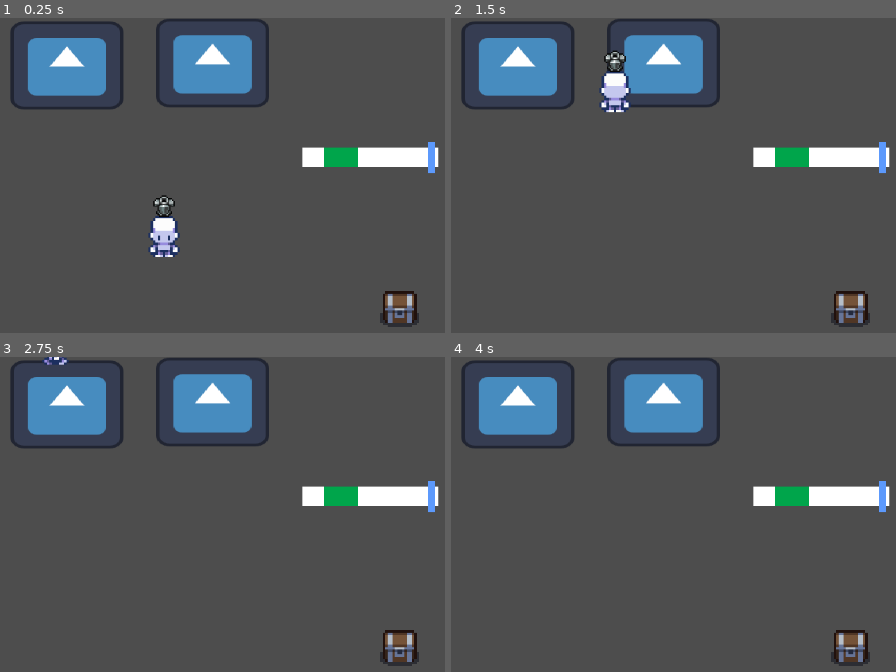
Above: before the commit, frames 1-4 (two rows, left to right).
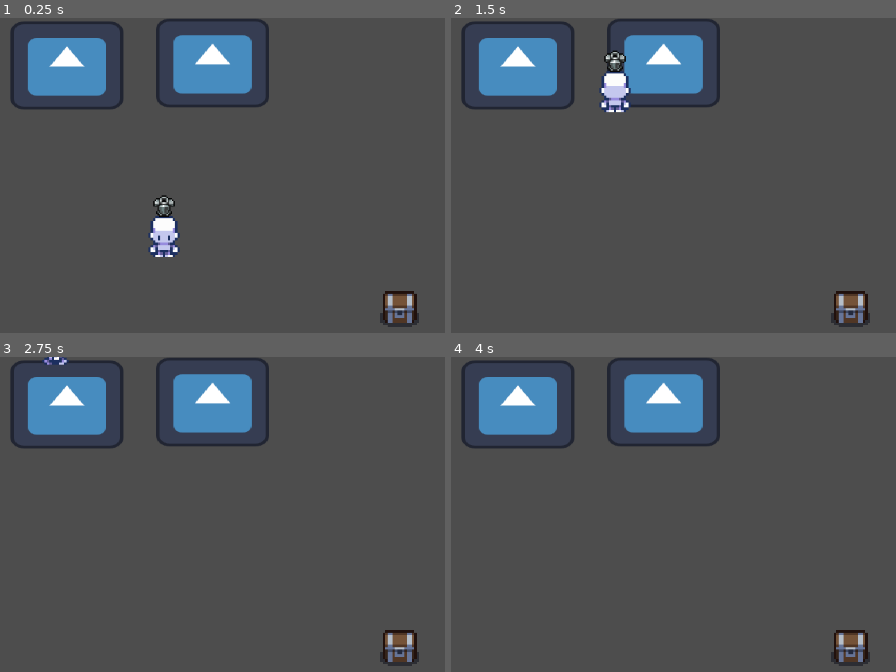
Above: after the commit, the same moments.

Repository: jpsalim21/LootPacker
Game: Godot game, scene res://Cenas/Workshop.tscn
The game is run twice, just before and just after one commit, with the same random seed, the same clock (stepped at 60 frames per second) and the same inputs. Before the commit the project starts from res://Cenas/CenaTeste.tscn. The engine's default icon, where the game draws it, is replaced by a stand-in: a white triangle on a blue panel in a dark square.
Inputs:
- Up to frame 1 (0.25 s): no input
- Up to frame 2 (1.5 s): tap Enter at 0.5 s; hold W (cima) from 0.53 s (still down); tap Shift (run) at 0.6 s; tap E (interact) at 1.35 s
- Up to frame 3 (2.75 s): tap Shift (run) at 1.55, 2.1 s; release W (cima) at 2.03 s; hold A (esquerda) from 2.03 s (still down)
- Up to frame 4 (4 s): tap Space at 2.75 s; tap Shift (run) at 2.85, 3.8 s; tap Enter at 3.5 s; release A (esquerda) at 3.53 s; hold S (baixo) from 3.53 s (still down); tap E (interact) at 3.6 s

The runs differ from the first frame. In frame 1, 2.0% of the frame differs, in the area x 67-99%, y 39-50%; in frame 2, 2.0%; in frame 3, 2.0%; in frame 4, 2.0%.

Commit message:
Atualiza nomes

Diff:
--- a/Cenas/CenaTeste.tscn
+++ b/Cenas/Workshop.tscn
@@ -1,102 +1,102 @@
 [gd_scene load_steps=42 format=3 uid="uid://63t6wqhhe3dq"]
 
-[ext_resource type="Script" path="res://Scripts/Player.gd" id="1_4hkyr"]
-[ext_resource type="Texture2D" uid="uid://u70muouqpq3n" path="res://Sprites/PlayerSprite.png" id="2_n5p11"]
-[ext_resource type="Texture2D" uid="uid://djyk8x0o7mfju" path="res://Sprites/Itens/armor.png" id="3_pmy1c"]
-[ext_resource type="Script" path="res://Scripts/Estruturas/ChestScript.gd" id="4_c8d6b"]
-[ext_resource type="Texture2D" uid="uid://brmnb2mijpw63" path="res://Sprites/chest_01.png" id="5_s6rxb"]
-[ext_resource type="Script" path="res://Scripts/Estruturas/AlchemyScript.gd" id="6_6bmic"]
-[ext_resource type="Texture2D" uid="uid://cs81tpytrike2" path="res://Sprites/icon.svg" id="6_7amfn"]
-[ext_resource type="Resource" uid="uid://cmfqrjr5nm6fm" path="res://Items/healingPotion.tres" id="7_vtvwo"]
-[ext_resource type="Resource" uid="uid://ciuiacrc0qpg8" path="res://Items/Armadura.tres" id="9_awcm5"]
-[ext_resource type="Texture2D" uid="uid://c1tlgt05g43wh" path="res://Sprites/PlaceHolder/Quadrado.png" id="10_13jr0"]
-[ext_resource type="Script" path="res://Scripts/Minigames/minigame1.gd" id="10_n51i0"]
+[ext_resource type="Script" path="res://Scripts/Player.gd" id="1_1pfsu"]
+[ext_resource type="Texture2D" uid="uid://u70muouqpq3n" path="res://Sprites/PlayerSprite.png" id="2_u0rb3"]
+[ext_resource type="Texture2D" uid="uid://djyk8x0o7mfju" path="res://Sprites/Itens/armor.png" id="3_5f131"]
+[ext_resource type="Script" path="res://Scripts/Estruturas/ChestScript.gd" id="4_b1l47"]
+[ext_resource type="Texture2D" uid="uid://brmnb2mijpw63" path="res://Sprites/chest_01.png" id="5_op4cw"]
+[ext_resource type="Script" path="res://Scripts/Estruturas/WorkstationScript.gd" id="6_oeid3"]
+[ext_resource type="Resource" uid="uid://cmfqrjr5nm6fm" path="res://Items/healingPotion.tres" id="7_14qm4"]
+[ext_resource type="Texture2D" uid="uid://cs81tpytrike2" path="res://Sprites/icon.svg" id="8_vwkn0"]
+[ext_resource type="Resource" uid="uid://ciuiacrc0qpg8" path="res://Items/armor.tres" id="9_d7m6n"]
+[ext_resource type="Script" path="res://Scripts/Minigames/minigame.gd" id="10_ce8cp"]
+[ext_resource type="Texture2D" uid="uid://c1tlgt05g43wh" path="res://Sprites/PlaceHolder/Quadrado.png" id="11_87lbm"]
 
 [sub_resource type="RectangleShape2D" id="RectangleShape2D_hvt4o"]
 size = Vector2(11, 5)
 
 [sub_resource type="AtlasTexture" id="AtlasTexture_p3v2n"]
-atlas = ExtResource("2_n5p11")
+atlas = ExtResource("2_u0rb3")
 region = Rect2(195, 0, 15, 18)
 
 [sub_resource type="AtlasTexture" id="AtlasTexture_sn3du"]
-atlas = ExtResource("2_n5p11")
+atlas = ExtResource("2_u0rb3")
 region = Rect2(210, 0, 15, 18)
 
 [sub_resource type="AtlasTexture" id="AtlasTexture_kxouw"]
-atlas = ExtResource("2_n5p11")
+atlas = ExtResource("2_u0rb3")
 region = Rect2(225, 0, 15, 18)
 
 [sub_resource type="AtlasTexture" id="AtlasTexture_flku3"]
-atlas = ExtResource("2_n5p11")
+atlas = ExtResource("2_u0rb3")
 region = Rect2(180, 0, 15, 18)
 
 [sub_resource type="AtlasTexture" id="AtlasTexture_gc64r"]
-atlas = ExtResource("2_n5p11")
+atlas = ExtResource("2_u0rb3")
 region = Rect2(75, 0, 15, 18)
 
 [sub_resource type="AtlasTexture" id="AtlasTexture_jidg0"]
-atlas = ExtResource("2_n5p11")
+atlas = ExtResource("2_u0rb3")
 region = Rect2(90, 0, 15, 18)
 
 [sub_resource type="AtlasTexture" id="AtlasTexture_4l03j"]
-atlas = ExtResource("2_n5p11")
+atlas = ExtResource("2_u0rb3")
 region = Rect2(105, 0, 15, 18)
 
 [sub_resource type="AtlasTexture" id="AtlasTexture_fp4sm"]
-atlas = ExtResource("2_n5p11")
+atlas = ExtResource("2_u0rb3")
 region = Rect2(60, 0, 15, 18)
 
 [sub_resource type="AtlasTexture" id="AtlasTexture_nlw54"]
-atlas = ExtResource("2_n5p11")
+atlas = ExtResource("2_u0rb3")
 region = Rect2(255, 0, 15, 18)
 
 [sub_resource type="AtlasTexture" id="AtlasTexture_jxgpf"]
-atlas = ExtResource("2_n5p11")
+atlas = ExtResource("2_u0rb3")
 region = Rect2(270, 0, 15, 18)
 
 [sub_resource type="AtlasTexture" id="AtlasTexture_bccgb"]
-atlas = ExtResource("2_n5p11")
+atlas = ExtResource("2_u0rb3")
 region = Rect2(285, 0, 15, 18)
 
 [sub_resource type="AtlasTexture" id="AtlasTexture_ol4m5"]
-atlas = ExtResource("2_n5p11")
+atlas = ExtResource("2_u0rb3")
 region = Rect2(240, 0, 15, 18)
 
 [sub_resource type="AtlasTexture" id="AtlasTexture_xjeq3"]
-atlas = ExtResource("2_n5p11")
+atlas = ExtResource("2_u0rb3")
 region = Rect2(270, 0, 15, 18)
 
 [sub_resource type="AtlasTexture" id="AtlasTexture_sgkrq"]
-atlas = ExtResource("2_n5p11")
+atlas = ExtResource("2_u0rb3")
 region = Rect2(135, 0, 15, 18)
 
 [sub_resource type="AtlasTexture" id="AtlasTexture_fdnbb"]
-atlas = ExtResource("2_n5p11")
+atlas = ExtResource("2_u0rb3")
 region = Rect2(120, 0, 15, 18)
 
 [sub_resource type="AtlasTexture" id="AtlasTexture_wdkm1"]
-atlas = ExtResource("2_n5p11")
+atlas = ExtResource("2_u0rb3")
 region = Rect2(165, 0, 15, 18)
 
 [sub_resource type="AtlasTexture" id="AtlasTexture_tgr63"]
-atlas = ExtResource("2_n5p11")
+atlas = ExtResource("2_u0rb3")
 region = Rect2(150, 0, 15, 18)
 
 [sub_resource type="AtlasTexture" id="AtlasTexture_ocd3e"]
-atlas = ExtResource("2_n5p11")
+atlas = ExtResource("2_u0rb3")
 region = Rect2(15, 0, 15, 18)
 
 [sub_resource type="AtlasTexture" id="AtlasTexture_xp472"]
-atlas = ExtResource("2_n5p11")
+atlas = ExtResource("2_u0rb3")
 region = Rect2(0, 0, 15, 18)
 
 [sub_resource type="AtlasTexture" id="AtlasTexture_br0qj"]
-atlas = ExtResource("2_n5p11")
+atlas = ExtResource("2_u0rb3")
 region = Rect2(45, 0, 15, 18)
 
 [sub_resource type="AtlasTexture" id="AtlasTexture_jecld"]
-atlas = ExtResource("2_n5p11")
+atlas = ExtResource("2_u0rb3")
 region = Rect2(30, 0, 15, 18)
 
 [sub_resource type="SpriteFrames" id="SpriteFrames_qffuj"]
@@ -272,85 +272,86 @@
 
 [node name="Chest" type="Sprite2D" parent="Chest/StaticBody2D"]
 position = Vector2(0, 27)
-texture = ExtResource("5_s6rxb")
+texture = ExtResource("5_op4cw")
 hframes = 4
 
 [node name="CollisionShape2D" type="CollisionShape2D" parent="Chest/StaticBody2D"]
 position = Vector2(0, 26.5)
 shape = SubResource("RectangleShape2D_jh0ew")
 
-[node name="Alchemy2" type="Node2D" parent="." node_paths=PackedStringArray("player")]
+[node name="Alchemy" type="Node2D" parent="." node_paths=PackedStringArray("player")]
 position = Vector2(-137, -73)
-script = ExtResource("6_6bmic")
+script = ExtResource("6_oeid3")
 player = NodePath("../Player")
-itemEntregue = ExtResource("7_vtvwo")
-
-[node name="Icon" type="Sprite2D" parent="Alchemy2"]
+itemEntregue = ExtResource("7_14qm4")
+
+[node name="Icon" type="Sprite2D" parent="Alchemy"]
 scale = Vector2(0.365234, 0.285156)
-texture = ExtResource("6_7amfn")
-
-[node name="Area2D" type="Area2D" parent="Alchemy2"]
-
-[node name="CollisionShape2D" type="CollisionShape2D" parent="Alchemy2/Area2D"]
+texture = ExtResource("8_vwkn0")
+
+[node name="Area2D" type="Area2D" parent="Alchemy"]
+
+[node name="CollisionShape2D" type="CollisionShape2D" parent="Alchemy/Area2D"]
 shape = SubResource("RectangleShape2D_h18a0")
 
-[node name="Armaduras" type="Node2D" parent="." node_paths=PackedStringArray("player")]
+[node name="Forge" type="Node2D" parent="." node_paths=PackedStringArray("player")]
 position = Vector2(-77, -74)
-script = ExtResource("6_6bmic")
+script = ExtResource("6_oeid3")
 player = NodePath("../Player")
-itemEntregue = ExtResource("9_awcm5")
-
-[node name="Icon" type="Sprite2D" parent="Armaduras"]
+itemEntregue = ExtResource("9_d7m6n")
+
+[node name="Icon" type="Sprite2D" parent="Forge"]
 scale = Vector2(0.365234, 0.285156)
-texture = ExtResource("6_7amfn")
-
-[node name="Area2D" type="Area2D" parent="Armaduras"]
-
-[node name="CollisionShape2D" type="CollisionShape2D" parent="Armaduras/Area2D"]
+texture = ExtResource("8_vwkn0")
+
+[node name="Area2D" type="Area2D" parent="Forge"]
+
+[node name="CollisionShape2D" type="CollisionShape2D" parent="Forge/Area2D"]
 shape = SubResource("RectangleShape2D_h18a0")
 
-[node name="Minigame1" type="Node2D" parent="."]
+[node name="Minigame" type="Node2D" parent="."]
+visible = false
 position = Vector2(-14, -35)
-script = ExtResource("10_n51i0")
-
-[node name="Quadrado3" type="Sprite2D" parent="Minigame1"]
+script = ExtResource("10_ce8cp")
+
+[node name="Quadrado3" type="Sprite2D" parent="Minigame"]
 position = Vector2(2, 0)
 scale = Vector2(1.75, 0.25)
-texture = ExtResource("10_13jr0")
-
-[node name="Verde" type="Sprite2D" parent="Minigame1"]
+texture = ExtResource("11_87lbm")
+
+[node name="Verde" type="Sprite2D" parent="Minigame"]
 modulate = Color(0, 0.647059, 0.294118, 1)
 position = Vector2(-10, -9.98378e-07)
 scale = Vector2(0.4375, 0.25)
-texture = ExtResource("10_13jr0")
-
-[node name="Area2D" type="Area2D" parent="Minigame1/Verde"]
-
-[node name="CollisionShape2D" type="CollisionShape2D" parent="Minigame1/Verde/Area2D"]
+texture = ExtResource("11_87lbm")
+
+[node name="Area2D" type="Area2D" parent="Minigame/Verde"]
+
+[node name="CollisionShape2D" type="CollisionShape2D" parent="Minigame/Verde/Area2D"]
 shape = SubResource("RectangleShape2D_6nm75")
 
-[node name="Azul" type="Sprite2D" parent="Minigame1"]
+[node name="Azul" type="Sprite2D" parent="Minigame"]
 modulate = Color(0.360784, 0.6, 0.988235, 1)
 position = Vector2(27.2203, 0)
 scale = Vector2(0.0861285, 0.401307)
-texture = ExtResource("10_13jr0")
-
-[node name="Area2D" type="Area2D" parent="Minigame1/Azul"]
-
-[node name="CollisionShape2D" type="CollisionShape2D" parent="Minigame1/Azul/Area2D"]
+texture = ExtResource("11_87lbm")
+
+[node name="Area2D" type="Area2D" parent="Minigame/Azul"]
+
+[node name="CollisionShape2D" type="CollisionShape2D" parent="Minigame/Azul/Area2D"]
 scale = Vector2(0.915, 1.07)
 shape = SubResource("RectangleShape2D_lbt0v")
 
-[node name="AnimationPlayer" type="AnimationPlayer" parent="Minigame1"]
+[node name="AnimationPlayer" type="AnimationPlayer" parent="Minigame"]
 libraries = {
 "": SubResource("AnimationLibrary_4y8sa")
 }
 
 [connection signal="body_entered" from="Chest/Area2D" to="Chest" method="_on_area_2d_body_entered"]
 [connection signal="body_exited" from="Chest/Area2D" to="Chest" method="_on_area_2d_body_exited"]
-[connection signal="body_entered" from="Alchemy2/Area2D" to="Alchemy2" method="_on_area_2d_body_entered"]
-[connection signal="body_exited" from="Alchemy2/Area2D" to="Alchemy2" method="_on_area_2d_body_exited"]
-[connection signal="body_entered" from="Armaduras/Area2D" to="Armaduras" method="_on_area_2d_body_entered"]
-[connection signal="body_exited" from="Armaduras/Area2D" to="Armaduras" method="_on_area_2d_body_exited"]
-[connection signal="area_entered" from="Minigame1/Verde/Area2D" to="Minigame1" method="_on_area_2d_area_entered"]
-[connection signal="area_exited" from="Minigame1/Verde/Area2D" to="Minigame1" method="_on_area_2d_area_exited"]
+[connection signal="body_entered" from="Alchemy/Area2D" to="Alchemy" method="_on_area_2d_body_entered"]
+[connection signal="body_exited" from="Alchemy/Area2D" to="Alchemy" method="_on_area_2d_body_exited"]
+[connection signal="body_entered" from="Forge/Area2D" to="Forge" method="_on_area_2d_body_entered"]
+[connection signal="body_exited" from="Forge/Area2D" to="Forge" method="_on_area_2d_body_exited"]
+[connection signal="area_entered" from="Minigame/Verde/Area2D" to="Minigame" method="_on_area_2d_area_entered"]
+[connection signal="area_exited" from="Minigame/Verde/Area2D" to="Minigame" method="_on_area_2d_area_exited"]
--- a/Items/Armadura.tres
+++ b/Items/armor.tres
@@ -7,4 +7,4 @@
 script = ExtResource("1_umh4f")
 sprite = ExtResource("2_ddc2w")
 itemIndex = 1
-nome = "Armadura"
+nome = "Iron Armor"
--- a/Scripts/Estruturas/AlchemyScript.gd
+++ b/Scripts/Estruturas/WorkstationScript.gd
@@ -12,10 +12,8 @@
 
 func _on_area_2d_body_entered(body):
 	if body.name == "Player":
-		print("Entrou na area de alquimia")
+		print("Entrou em uma estação")
 		near = true
 func _on_area_2d_body_exited(body):
 	if body.name == "Player":
 		near = false
-
-#Resta configurar a classe que o changeItem chama
--- a/project.godot
+++ b/project.godot
@@ -11,7 +11,7 @@
 [application]
 
 config/name="LootPacker"
-run/main_scene="res://Cenas/CenaTeste.tscn"
+run/main_scene="res://Cenas/Workshop.tscn"
 config/features=PackedStringArray("4.2", "Mobile")
 config/icon="res://Sprites/icon.svg"
 
Not shown: 2 places in Cenas/Workshop.tscn that only renumber resources
Renamed: Scripts/Minigames/minigame1.gd -> Scripts/Minigames/minigame.gd
